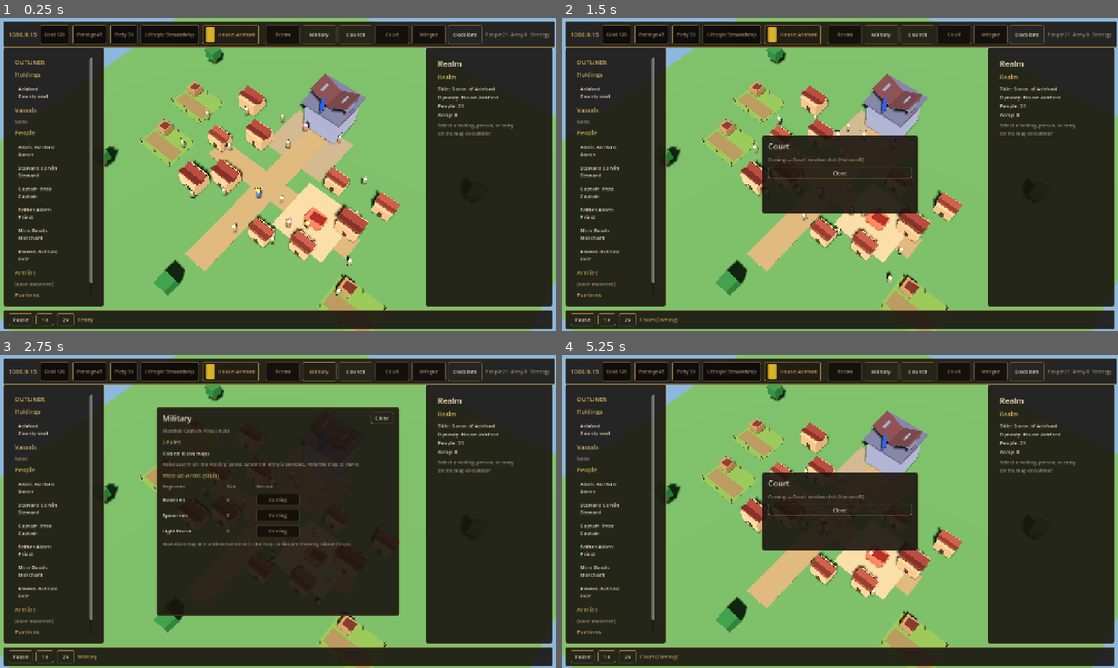
Above: before the commit, frames 1-4 (two rows, left to right).
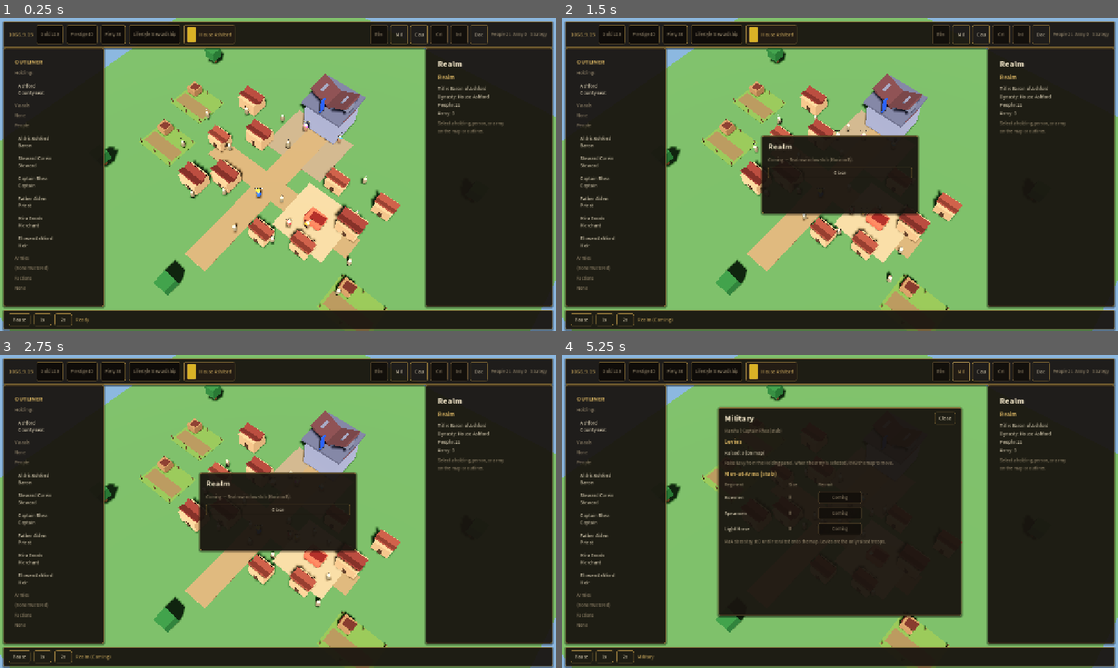
Above: after the commit, the same moments.

Repository: lpoyoll/Realm-of-Kings
Game: Godot game, scene res://scenes/main.tscn
Same seed, same stepped clock (60 frames per second), same inputs: the game is played once before the commit and once after it.
Inputs (mouse positions are in pixels of both pictures, inside the frame that each line leads up to):
- Up to frame 1 (0.25 s): no input
- Up to frame 2 (1.5 s): click (845, 33) at 0.5 s, where only the run before the commit has a clickable "Realm"; click (940, 33) at 1.25 s, where only the run after the commit has a clickable "Rlm"
- Up to frame 3 (2.75 s): click (316, 370) at 2 s, where only the run before the commit has a clickable "Military"
- Up to frame 4 (5.25 s): click (962, 370) at 2.75 s, where only the run after the commit has a clickable "Mil"; click (917, 370) at 3.5 s, where only the run before the commit has a clickable "Council"; click (979, 370) at 4.25 s, where only the run after the commit has a clickable "Cou"; click (956, 370) at 5 s, where only the run before the commit has a clickable "Court"

The runs differ from the first frame. In frame 1, 6.6% of the frame differs, in the area x 0-100%, y 1-100%; in frame 2, 7.3%; in frame 3, 29%; in frame 4, 30%.

Commit message:
Density FAIL fixes (Marissa): Source Sans 3 UI font + hierarchy/chrome.
Ship OFL Source Sans 3 as Theme default; Title/Section/Body/Mute sizes;
outliner MuteLabel headers; portrait r=4; panel/top_bar soft shadow;
abbrev icon row; council two-line ListRow; Decisions PrimaryButton.

Diff:
--- a/scripts/ui/ck3_shell.gd
+++ b/scripts/ui/ck3_shell.gd
@@ -54,6 +54,8 @@
 var _army_panel: VBoxContainer
 var _realm_panel: VBoxContainer
 var _realm_body: Label
+var _char_name: Label
+var _char_role: Label
 var _char_body: Label
 var _char_education: Label
 var _char_dynasty: Label
@@ -226,21 +228,26 @@
 	icons.add_theme_constant_override("separation", 6)
 	row.add_child(icons)
 
-	var stub_names: PackedStringArray = PackedStringArray([
-		"Realm", "Military", "Council", "Court", "Intrigue", "Decisions"
-	])
-	for n in stub_names:
+	var stub_items: Array = [
+		{"abbr": "Rlm", "title": "Realm", "live": false},
+		{"abbr": "Mil", "title": "Military", "live": true},
+		{"abbr": "Cou", "title": "Council", "live": true},
+		{"abbr": "Crt", "title": "Court", "live": false},
+		{"abbr": "Int", "title": "Intrigue", "live": false},
+		{"abbr": "Dec", "title": "Decisions", "live": true},
+	]
+	for item in stub_items:
 		var b := Button.new()
-		b.text = str(n)
-		var title_name: String = str(n)
-		var is_live: bool = title_name == "Council" or title_name == "Military" or title_name == "Decisions"
+		var title_name: String = str(item["title"])
+		var is_live: bool = bool(item["live"])
+		b.text = str(item["abbr"])
 		if is_live:
 			b.tooltip_text = title_name
 			b.theme_type_variation = "GhostButton"
 		else:
 			b.tooltip_text = "%s — Coming" % title_name
 			b.theme_type_variation = "ComingButton"
-		b.custom_minimum_size = Vector2(78, 28)
+		b.custom_minimum_size = Vector2(40, 30)
 		b.pressed.connect(func() -> void: _open_stub_window(title_name))
 		icons.add_child(b)
 
@@ -279,28 +286,28 @@
 
 	vbox.add_child(_label("OUTLINER", "SectionLabel"))
 
-	vbox.add_child(_section_header("Holdings"))
+	vbox.add_child(_label("Holdings", "MuteLabel"))
 	_holdings_box = VBoxContainer.new()
 	_holdings_box.add_theme_constant_override("separation", 2)
 	vbox.add_child(_holdings_box)
 
-	vbox.add_child(_section_header("Vassals"))
+	vbox.add_child(_label("Vassals", "MuteLabel"))
 	_vassals_box = VBoxContainer.new()
 	_vassals_box.add_theme_constant_override("separation", 2)
 	vbox.add_child(_vassals_box)
 	_vassals_box.add_child(_label("None", "MuteLabel"))
 
-	vbox.add_child(_section_header("People"))
+	vbox.add_child(_label("People", "MuteLabel"))
 	_people_box = VBoxContainer.new()
 	_people_box.add_theme_constant_override("separation", 2)
 	vbox.add_child(_people_box)
 
-	vbox.add_child(_section_header("Armies"))
+	vbox.add_child(_label("Armies", "MuteLabel"))
 	_armies_box = VBoxContainer.new()
 	_armies_box.add_theme_constant_override("separation", 2)
 	vbox.add_child(_armies_box)
 
-	vbox.add_child(_section_header("Factions"))
+	vbox.add_child(_label("Factions", "MuteLabel"))
 	_factions_box = VBoxContainer.new()
 	_factions_box.add_theme_constant_override("separation", 2)
 	vbox.add_child(_factions_box)
@@ -377,8 +384,17 @@
 	char_title_col.add_theme_constant_override("separation", 4)
 	char_title_col.size_flags_horizontal = Control.SIZE_EXPAND_FILL
 	char_header.add_child(char_title_col)
+	_char_name = _label("", "TitleLabel")
+	_char_name.name = "CharName"
+	_char_name.autowrap_mode = TextServer.AUTOWRAP_WORD_SMART
+	char_title_col.add_child(_char_name)
+	_char_role = _label("", "MuteLabel")
+	_char_role.name = "CharRole"
+	_char_role.autowrap_mode = TextServer.AUTOWRAP_WORD_SMART
+	char_title_col.add_child(_char_role)
 	_char_body = _label("", "BodyLabel")
 	_char_body.name = "CharBody"
+	_char_body.visible = false
 	_char_body.autowrap_mode = TextServer.AUTOWRAP_WORD_SMART
 	char_title_col.add_child(_char_body)
 	_char_dynasty = _label("", "AccentLabel")
@@ -576,9 +592,10 @@
 
 		var row := Button.new()
 		row.alignment = HORIZONTAL_ALIGNMENT_LEFT
-		row.text = "%s   |   %s   |   %s" % [job_label, appointee_name, task_label]
+		row.text = ""
 		row.tooltip_text = "%s — %s (%s)" % [job_label, appointee_name, task_label]
-		row.custom_minimum_size = Vector2(0, 30)
+		row.custom_minimum_size = Vector2(0, 44)
+		row.clip_text = true
 		if has_appointee:
 			row.theme_type_variation = "ListRow"
 			var captured: Node = appointee
@@ -589,6 +606,24 @@
 		else:
 			row.theme_type_variation = "ComingButton"
 			row.disabled = true
+		var row_margin := MarginContainer.new()
+		row_margin.set_anchors_and_offsets_preset(Control.PRESET_FULL_RECT)
+		row_margin.mouse_filter = Control.MOUSE_FILTER_IGNORE
+		row_margin.add_theme_constant_override("margin_left", 8)
+		row_margin.add_theme_constant_override("margin_right", 8)
+		row_margin.add_theme_constant_override("margin_top", 4)
+		row_margin.add_theme_constant_override("margin_bottom", 4)
+		row.add_child(row_margin)
+		var row_col := VBoxContainer.new()
+		row_col.mouse_filter = Control.MOUSE_FILTER_IGNORE
+		row_col.add_theme_constant_override("separation", 0)
+		row_margin.add_child(row_col)
+		var job_l := _label(job_label, "BodyLabel")
+		job_l.mouse_filter = Control.MOUSE_FILTER_IGNORE
+		row_col.add_child(job_l)
+		var name_l := _label(appointee_name, "MuteLabel")
+		name_l.mouse_filter = Control.MOUSE_FILTER_IGNORE
+		row_col.add_child(name_l)
 		_council_rows.add_child(row)
 
 
@@ -754,7 +789,7 @@
 		row.text = title_text
 		row.tooltip_text = hint
 		row.disabled = false
-		row.theme_type_variation = "GhostButton"
+		row.theme_type_variation = "PrimaryButton"
 		if on_press.is_valid():
 			row.pressed.connect(on_press)
 	else:
@@ -981,13 +1016,16 @@
 	if _char_portrait:
 		Ck3Theme.set_portrait_initials(_char_portrait, Ck3Theme.initials_of(char_name))
 
+	if _char_name:
+		_char_name.text = char_name
+	if _char_role:
+		var role_bits: PackedStringArray = PackedStringArray()
+		role_bits.append(str(data.get("role", "-")))
+		if data.has("opinion"):
+			role_bits.append("Opinion: %s" % str(data.get("opinion")))
+		_char_role.text = " / ".join(role_bits)
 	if _char_body:
-		var lines: PackedStringArray = PackedStringArray()
-		lines.append(char_name)
-		lines.append("Role: %s" % str(data.get("role", "-")))
-		if data.has("opinion"):
-			lines.append("Opinion: %s" % str(data.get("opinion")))
-		_char_body.text = "\n".join(lines)
+		_char_body.text = ""
 
 	if _char_dynasty:
 		if is_ruler and is_instance_valid(GameData):
--- a/ui/theme/ck3_theme.tres
+++ b/ui/theme/ck3_theme.tres
@@ -1,4 +1,7 @@
-[gd_resource type="Theme" format=3]
+[gd_resource type="Theme" load_steps=25 format=3]
+
+[ext_resource type="FontFile" path="res://ui/fonts/SourceSans3-Regular.ttf" id="1_ssreg"]
+[ext_resource type="FontFile" path="res://ui/fonts/SourceSans3-Bold.ttf" id="2_ssbld"]
 
 [sub_resource type="StyleBoxFlat" id="StyleBoxFlat_ejwki"]
 content_margin_left = 10.0
@@ -204,7 +207,7 @@
 content_margin_bottom = 12.0
 bg_color = Color(0.101961, 0.082353, 0.062745, 0.9)
 border_width_left = 1
-border_width_top = 1
+border_width_top = 2
 border_width_right = 1
 border_width_bottom = 1
 border_color = Color(0.541176, 0.439216, 0.219608, 1)
@@ -212,6 +215,9 @@
 corner_radius_top_right = 4
 corner_radius_bottom_right = 4
 corner_radius_bottom_left = 4
+shadow_color = Color(0, 0, 0, 0.45)
+shadow_size = 4
+shadow_offset = Vector2(0, 2)
 
 [sub_resource type="StyleBoxFlat" id="StyleBoxFlat_0p0yo"]
 content_margin_left = 12.0
@@ -240,10 +246,10 @@
 border_width_right = 1
 border_width_bottom = 1
 border_color = Color(0.541176, 0.439216, 0.219608, 1)
-corner_radius_top_left = 8
-corner_radius_top_right = 8
-corner_radius_bottom_right = 8
-corner_radius_bottom_left = 8
+corner_radius_top_left = 4
+corner_radius_top_right = 4
+corner_radius_bottom_right = 4
+corner_radius_bottom_left = 4
 
 [sub_resource type="StyleBoxFlat" id="StyleBoxFlat_60548"]
 content_margin_left = 12.0
@@ -332,7 +338,7 @@
 content_margin_bottom = 8.0
 bg_color = Color(0.101961, 0.082353, 0.062745, 0.9)
 border_width_left = 1
-border_width_top = 1
+border_width_top = 2
 border_width_right = 1
 border_width_bottom = 1
 border_color = Color(0.541176, 0.439216, 0.219608, 1)
@@ -340,16 +346,23 @@
 corner_radius_top_right = 2
 corner_radius_bottom_right = 2
 corner_radius_bottom_left = 2
+shadow_color = Color(0, 0, 0, 0.45)
+shadow_size = 4
+shadow_offset = Vector2(0, 2)
 
 [resource]
+default_font = ExtResource("1_ssreg")
 default_font_size = 12
 AccentLabel/base_type = &"Label"
+AccentLabel/fonts/font = ExtResource("1_ssreg")
 AccentLabel/colors/font_color = Color(0.768627, 0.639216, 0.352941, 1)
 AccentLabel/font_sizes/font_size = 12
 BodyLabel/base_type = &"Label"
+BodyLabel/fonts/font = ExtResource("1_ssreg")
 BodyLabel/colors/font_color = Color(0.909804, 0.862745, 0.752941, 1)
 BodyLabel/font_sizes/font_size = 12
 Button/colors/font_color = Color(0.909804, 0.862745, 0.752941, 1)
+Button/fonts/font = ExtResource("1_ssreg")
 Button/colors/font_disabled_color = Color(0.603922, 0.545098, 0.439216, 1)
 Button/colors/font_focus_color = Color(0.768627, 0.639216, 0.352941, 1)
 Button/colors/font_hover_color = Color(0.768627, 0.639216, 0.352941, 1)
@@ -421,6 +434,7 @@
 ListRowSelected/styles/normal = SubResource("StyleBoxFlat_psql3")
 ListRowSelected/styles/pressed = SubResource("StyleBoxFlat_psql3")
 MuteLabel/base_type = &"Label"
+MuteLabel/fonts/font = ExtResource("1_ssreg")
 MuteLabel/colors/font_color = Color(0.603922, 0.545098, 0.439216, 1)
 MuteLabel/font_sizes/font_size = 11
 PanelContainer/styles/panel = SubResource("StyleBoxFlat_01dt8")
@@ -440,12 +454,14 @@
 PrimaryButton/styles/normal = SubResource("StyleBoxFlat_bmy57")
 PrimaryButton/styles/pressed = SubResource("StyleBoxFlat_efjum")
 SectionLabel/base_type = &"Label"
+SectionLabel/fonts/font = ExtResource("2_ssbld")
 SectionLabel/colors/font_color = Color(0.768627, 0.639216, 0.352941, 1)
 SectionLabel/font_sizes/font_size = 14
 Shield/base_type = &"PanelContainer"
 Shield/styles/panel = SubResource("StyleBoxFlat_ncfy1")
 TitleLabel/base_type = &"Label"
+TitleLabel/fonts/font = ExtResource("2_ssbld")
 TitleLabel/colors/font_color = Color(0.909804, 0.862745, 0.752941, 1)
-TitleLabel/font_sizes/font_size = 18
+TitleLabel/font_sizes/font_size = 20
 TopBar/base_type = &"PanelContainer"
 TopBar/styles/panel = SubResource("StyleBoxFlat_dj6fv")
--- a/ui/theme/styles/panel.tres
+++ b/ui/theme/styles/panel.tres
@@ -7,7 +7,7 @@
 content_margin_bottom = 12.0
 bg_color = Color(0.101961, 0.082353, 0.062745, 0.9)
 border_width_left = 1
-border_width_top = 1
+border_width_top = 2
 border_width_right = 1
 border_width_bottom = 1
 border_color = Color(0.541176, 0.439216, 0.219608, 1)
@@ -15,3 +15,6 @@
 corner_radius_top_right = 4
 corner_radius_bottom_right = 4
 corner_radius_bottom_left = 4
+shadow_color = Color(0, 0, 0, 0.45)
+shadow_size = 4
+shadow_offset = Vector2(0, 2)
--- a/ui/theme/styles/portrait.tres
+++ b/ui/theme/styles/portrait.tres
@@ -11,7 +11,7 @@
 border_width_right = 1
 border_width_bottom = 1
 border_color = Color(0.541176, 0.439216, 0.219608, 1)
-corner_radius_top_left = 8
-corner_radius_top_right = 8
-corner_radius_bottom_right = 8
-corner_radius_bottom_left = 8
+corner_radius_top_left = 4
+corner_radius_top_right = 4
+corner_radius_bottom_right = 4
+corner_radius_bottom_left = 4
--- a/ui/theme/styles/top_bar.tres
+++ b/ui/theme/styles/top_bar.tres
@@ -7,7 +7,7 @@
 content_margin_bottom = 8.0
 bg_color = Color(0.101961, 0.082353, 0.062745, 0.9)
 border_width_left = 1
-border_width_top = 1
+border_width_top = 2
 border_width_right = 1
 border_width_bottom = 1
 border_color = Color(0.541176, 0.439216, 0.219608, 1)
@@ -15,3 +15,6 @@
 corner_radius_top_right = 2
 corner_radius_bottom_right = 2
 corner_radius_bottom_left = 2
+shadow_color = Color(0, 0, 0, 0.45)
+shadow_size = 4
+shadow_offset = Vector2(0, 2)
Not shown, added: ui/fonts/OFL.txt
Binary file added: ui/fonts/SourceSans3-Bold.ttf
Not shown, added: ui/fonts/SourceSans3-Bold.ttf.import
Binary file added: ui/fonts/SourceSans3-Regular.ttf
Not shown, added: ui/fonts/SourceSans3-Regular.ttf.import
